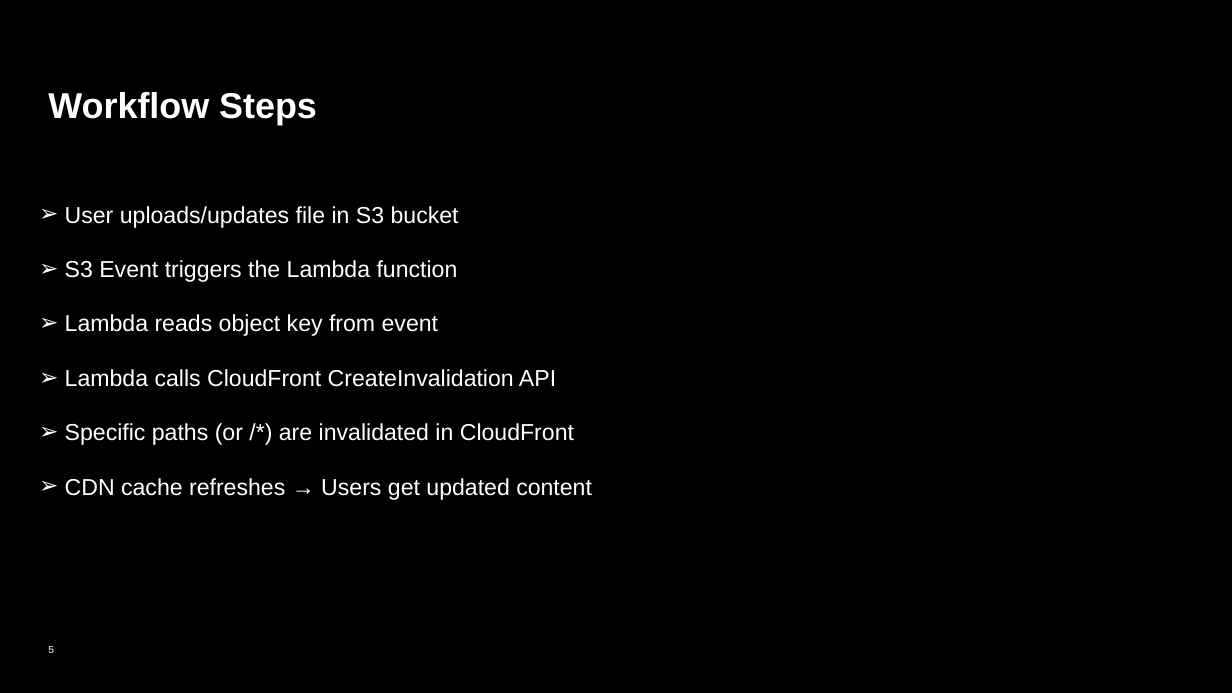
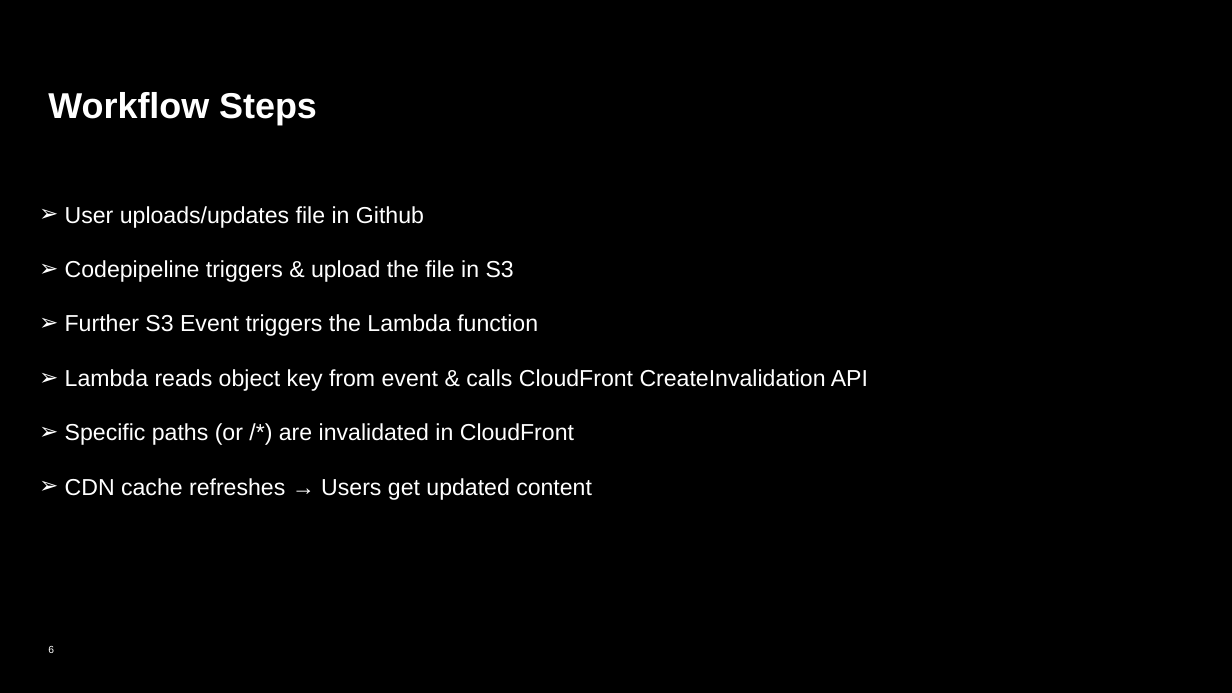
Before and after one commit to deepakrajatech/S3CFInvalidation, a slide deck: slide 6 of Cloudfront_Invalidation.pptx (slide 5 before the commit). Drawn at 1232x693 pixels with LibreOffice and Linux fonts; fonts in the diff are those of the drawing; background and template pictures are left out. Boxes give left, top, right and bottom in pixels: in the first picture for what was removed or moved away, otherwise in the second. Text is boxed around its words. In the diff, an @@ line names an element or a change of style, - is before the commit and + after.

```diff
--- a/Cloudfront_Invalidation.pptx
+++ b/Cloudfront_Invalidation.pptx
@@ text at <box>65,206,868,391</box>: text changed @@
-➢ User uploads/updates file in S3 bucket
-➢ S3 Event triggers the Lambda function
-➢ Lambda reads object key from event
-➢ Lambda calls CloudFront CreateInvalidation API
+➢ User uploads/updates file in Github
+➢ Codepipeline triggers & upload the file in S3
+➢ Further S3 Event triggers the Lambda function
+➢ Lambda reads object key from event & calls CloudFront CreateInvalidation API
@@ page number at <box>48,646,54,653</box>: text changed @@
-5
+6
```
Also in this commit, not shown: 2 other slides changed, 1 slide added, 1 other file.
